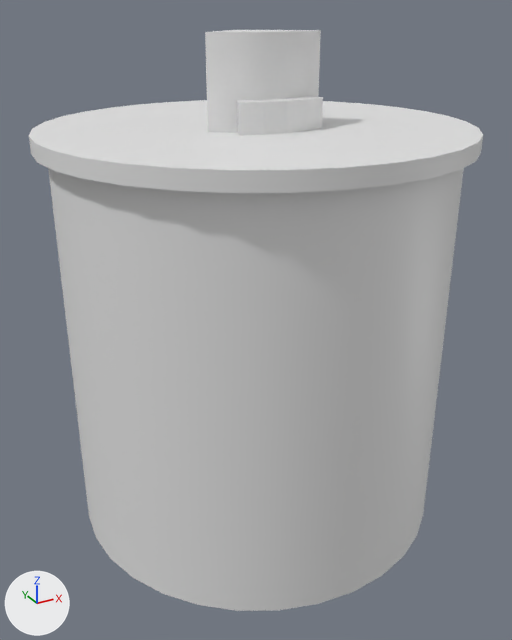
Two versions of the Blender file Workfiles/Cheesejam.blend, one commit apart.
The view is the same before and after, from a camera (50 mm lens) standing at (-0.403, -0.733, 0.122) and looking at (-0.008, -0.014, -0.237). Lighting does not change. The marker at lower left points along +X, +Y and +Z.

The first picture shows 'Brie', 'Cylinder', 'Cylinder.001', 'Tome'.
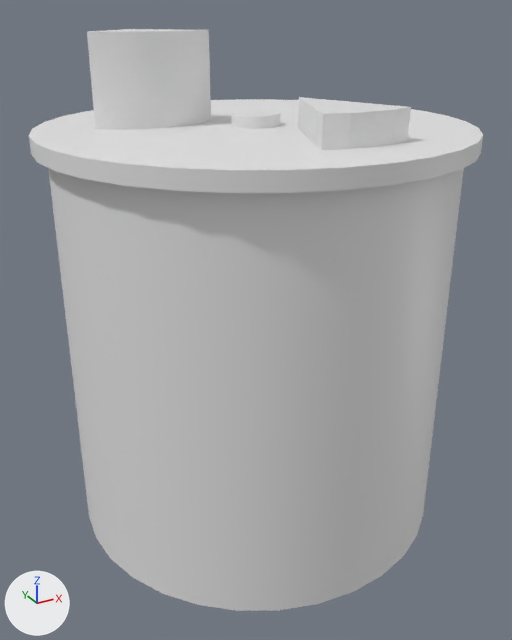
What differs and where, as boxes (x1, y1, x2, y2) in the pictures (512 x 640 px):
'Tome', moved: before (205, 30, 321, 133); after (87, 29, 211, 130)
'Brie', moved: before (237, 96, 323, 136); after (298, 97, 411, 150)

Edits to the bpy script that builds the scene:
```text
Change ob_tome:
    ob_tome.location: (0.0, 0.0, 0.0) -> (-0.1, 0.079, 0.0)
Change ob_brie:
    ob_brie.location: (0.0, 0.0, 0.0) -> (0.029, -0.112, 0.0)
```
